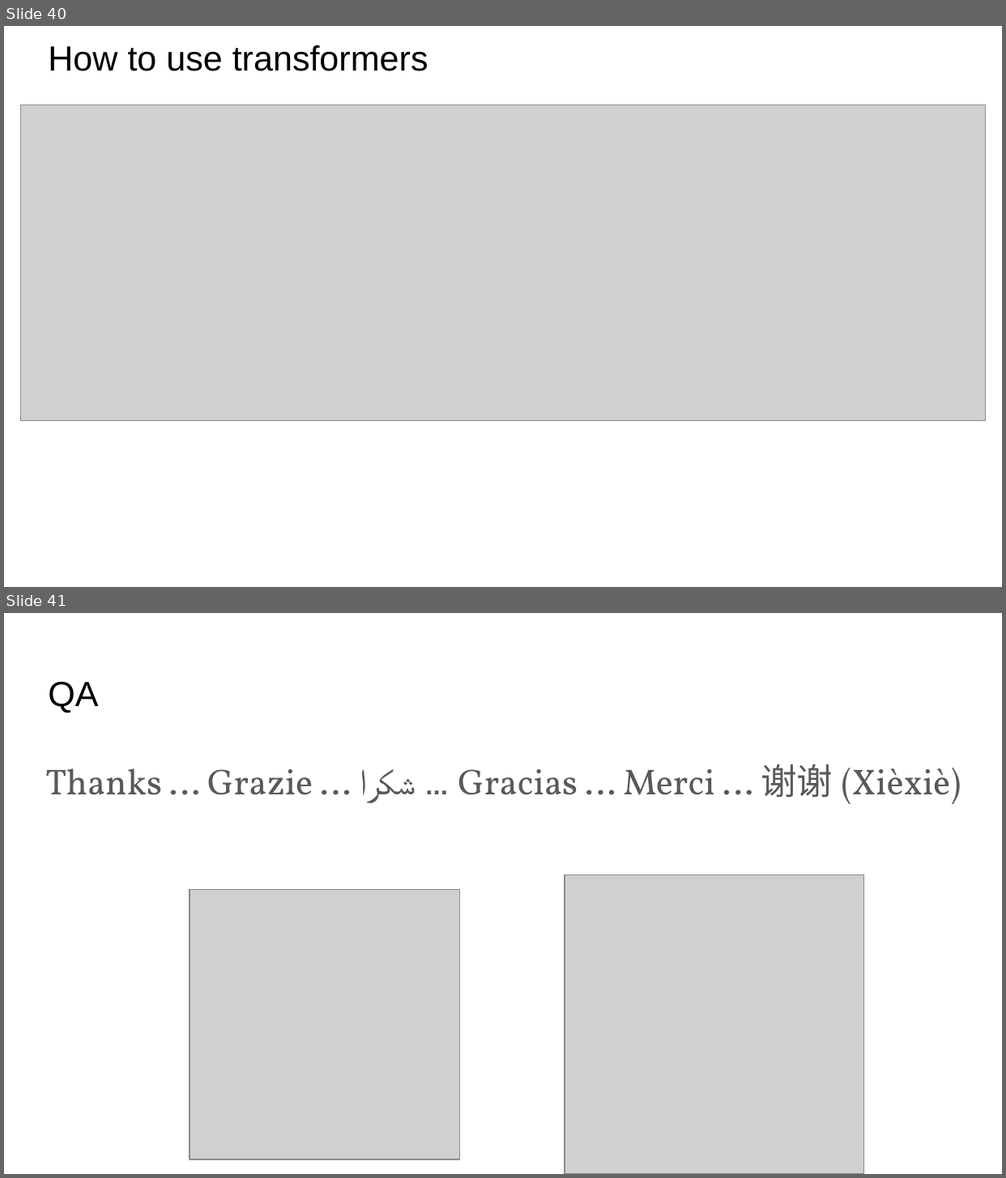
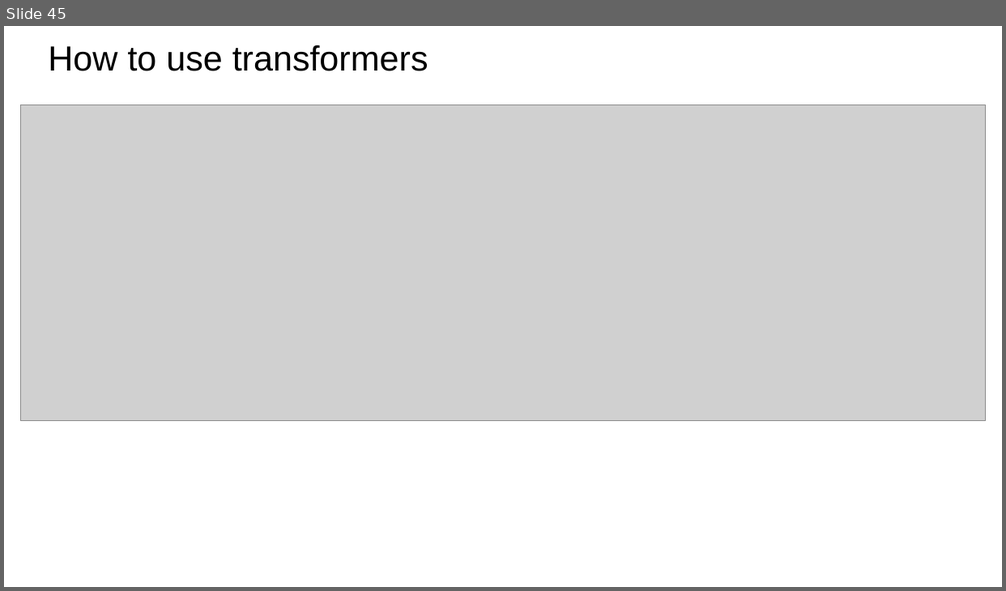
Before and after one commit to motazsaad/NLP-Master-2025, a slide deck: slides/NLP/06 Transformers.pptx. Shown one above the other, each under a label of ours: slides 40 and 41 before the commit, slide 45 after it. The pictures are 1006x1178 and 1006x591 pixels, drawn with LibreOffice and Linux fonts; fonts in the diff are those of the drawing; grey boxes stand for pictures. Boxes give left, top, right and bottom in pixels: in the first picture for what was removed or moved away, otherwise in the second. Text is boxed around its words. In the diff, an @@ line names an element or a change of style, - is before the commit and + after.

```diff
--- a/slides/NLP/06 Transformers.pptx
+++ b/slides/NLP/06 Transformers.pptx
@@ slide 41 removed at <box>4,613,1002,1174</box>, background #FFFFFF @@
@@ title removed at <box>48,682,98,713</box> @@
-QA
@@ text removed at <box>45,764,961,804</box> @@
-Thanks … Grazie … شكرا … Gracias … Merci … 谢谢 (Xièxiè)
@@ picture removed at <box>565,875,864,1174</box> @@
@@ picture removed at <box>189,889,460,1160</box> @@
@@ what was slide 40 is now slide 45 @@
```
Also in this commit, not shown: 3 slides changed, 10 slides added, 4 other slides removed.
